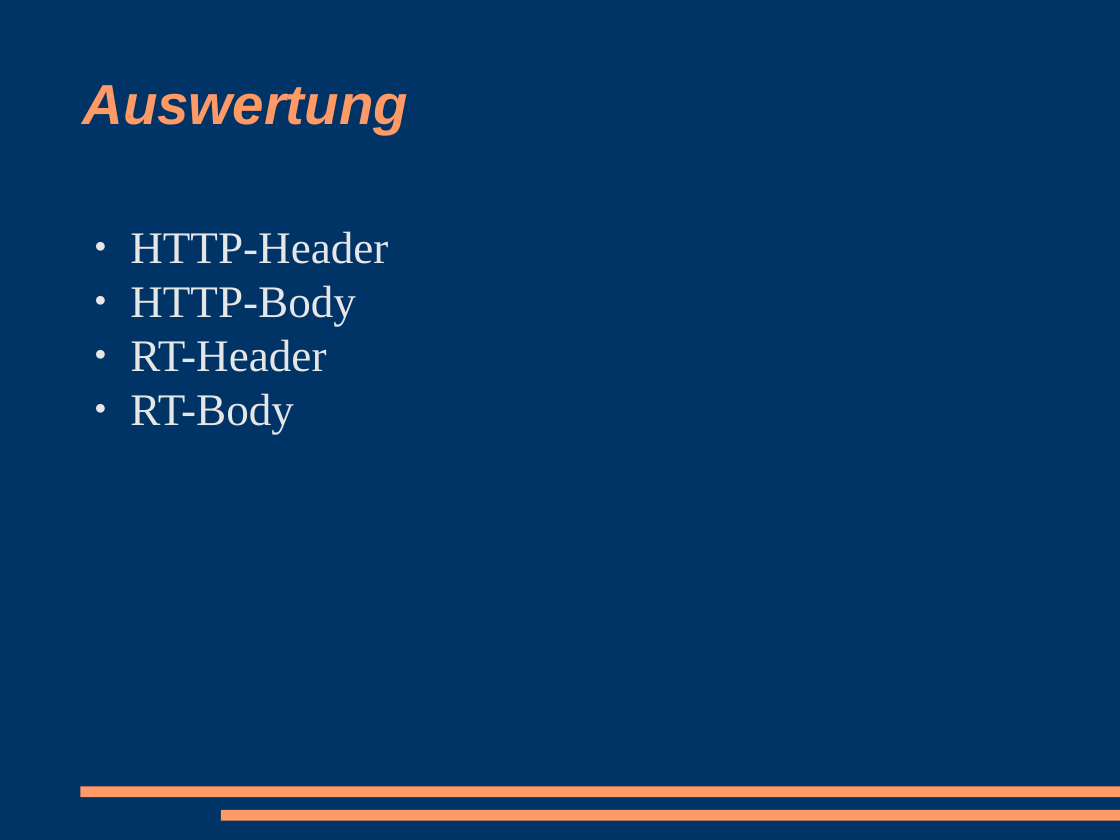
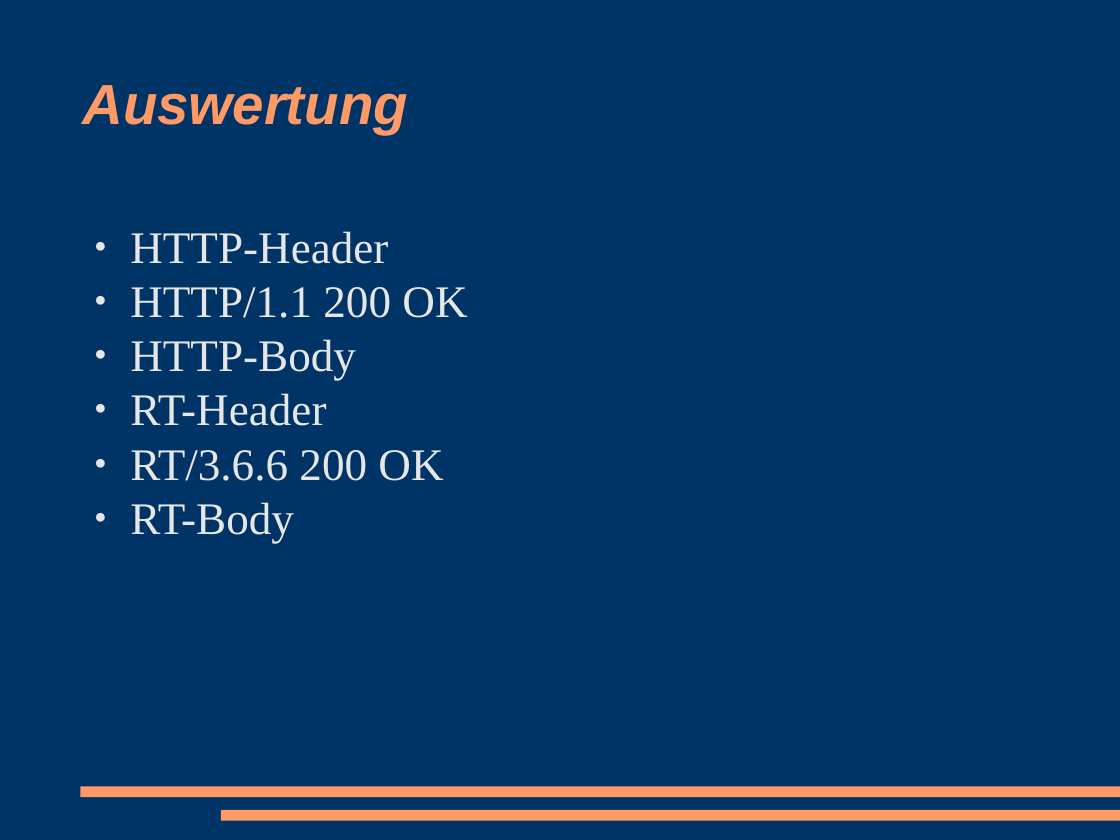
Before and after one commit to racke/Presentations, a slide deck: slide 19 of pws2008/rtrest.odp (slide 17 before the commit). Drawn at 1120x840 pixels with LibreOffice and Linux fonts; fonts in the diff are those of the drawing. Boxes give left, top, right and bottom in pixels: in the first picture for what was removed or moved away, otherwise in the second. Text is boxed around its words. In the diff, an @@ line names an element or a change of style, - is before the commit and + after.

```diff
--- a/pws2008/rtrest.odp
+++ b/pws2008/rtrest.odp
@@ text at bbox=[130, 287, 467, 318]: paragraph added @@
+● HTTP/1.1 200 OK
@@ text at bbox=[130, 450, 443, 481]: paragraph added @@
+● RT/3.6.6 200 OK
```
Also in this commit, not shown: 4 other slides changed, 11 slides added, 2 slides removed.
